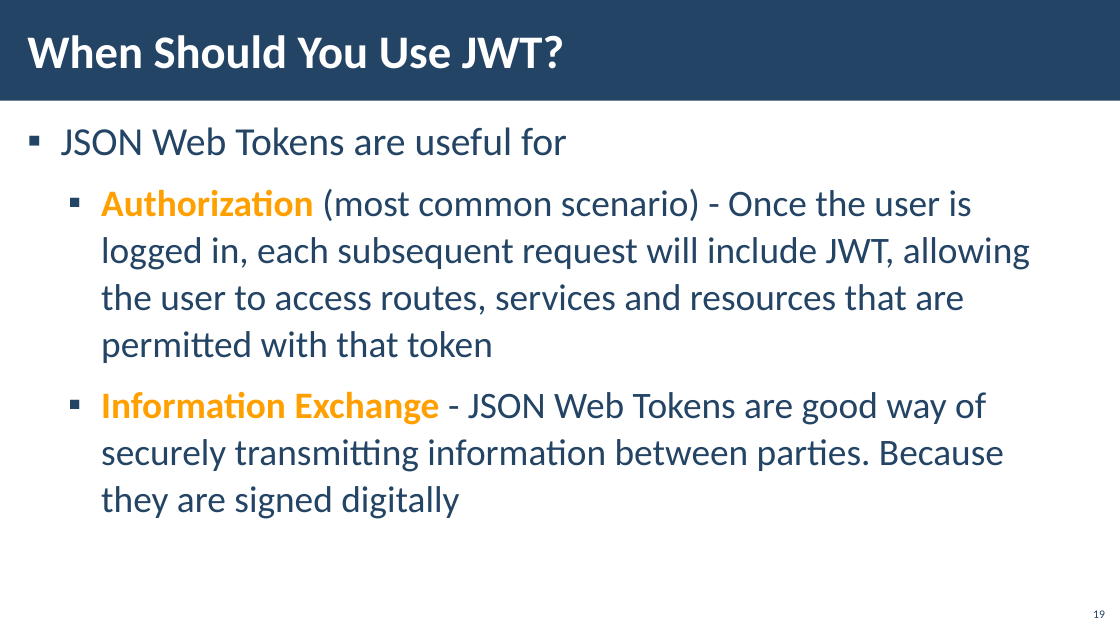
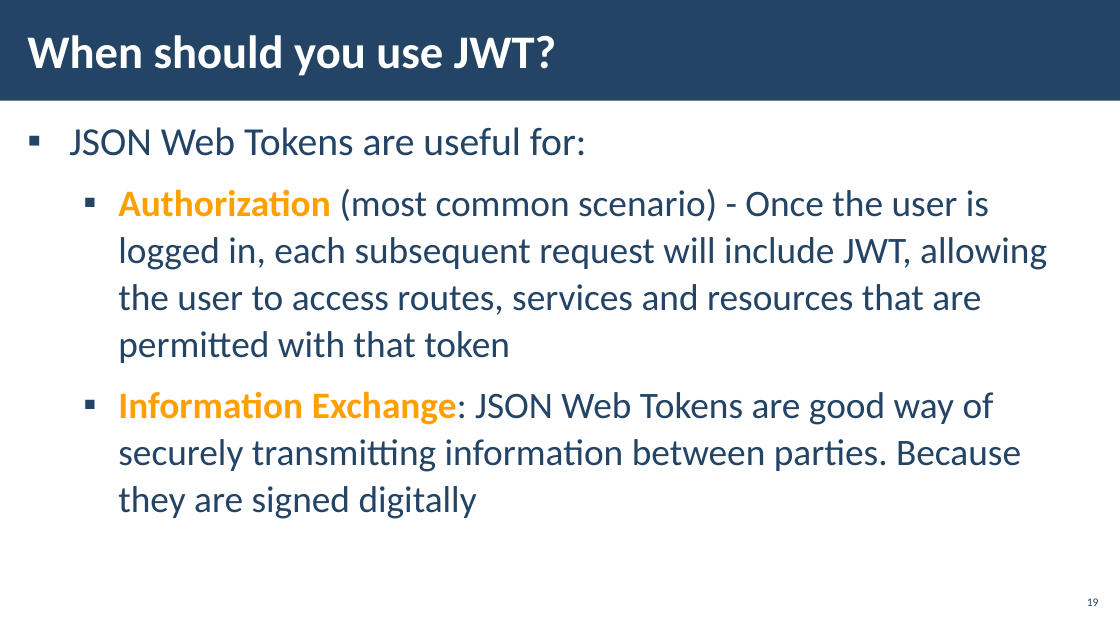
Before and after one commit to IvanVarbanov/SoftUni, a slide deck: slide 19 of JavaScript/05.JavaScript-Back-End/09.Session-and-Authentication/05. Sessions-and-Authentication.pptx. Drawn at 1120x630 pixels with LibreOffice and Linux fonts; fonts in the diff are those of the drawing; background and template pictures are left out. Boxes give left, top, right and bottom in pixels: in the first picture for what was removed or moved away, otherwise in the second. Text is boxed around its words. In the diff, an @@ line names an element or a change of style, - is before the commit and + after.

```diff
--- a/JavaScript/05.JavaScript-Back-End/09.Session-and-Authentication/05. Sessions-and-Authentication.pptx
+++ b/JavaScript/05.JavaScript-Back-End/09.Session-and-Authentication/05. Sessions-and-Authentication.pptx
@@ title at (27, 35, 556, 76): text changed @@
-When Should You Use JWT?
+When should you use JWT?
@@ text at (69, 127, 587, 156): text changed @@
-▪ JSON Web Tokens are useful for
+▪ JSON Web Tokens are useful for:
@@ text at (118, 189, 1047, 363): indent changed @@
@@ text at (118, 391, 1021, 519): text changed @@
-  ▪ Information Exchange - JSON Web Tokens are good way of
-    securely transmitting information between parties. Because
-    they are signed digitally
+  ▪ Information Exchange: JSON Web Tokens are good way of
+    securely transmitting information between parties. Because
+    they are signed digitally
@@ page number: place and size @@
-page number at (1093, 610, 1105, 618)
+page number at (1087, 598, 1099, 606)
@@ page number at (1087, 598, 1099, 606): vertical alignment bottom to middle @@
```
Also in this commit, not shown: 24 other slides changed, 4 slides added, 2 slides removed, 26 other files.
